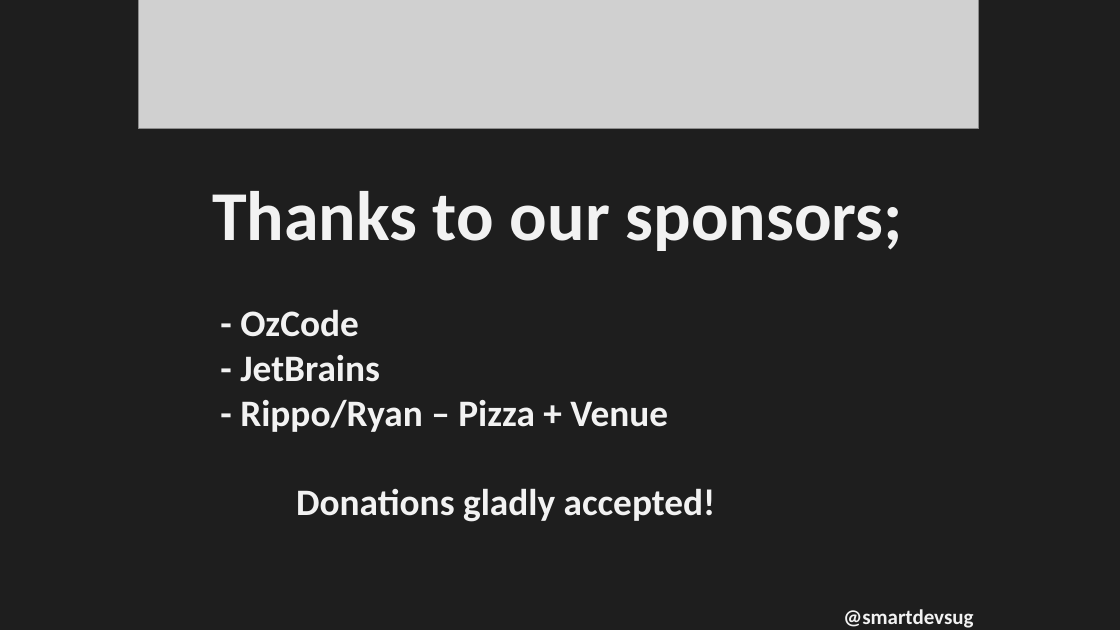
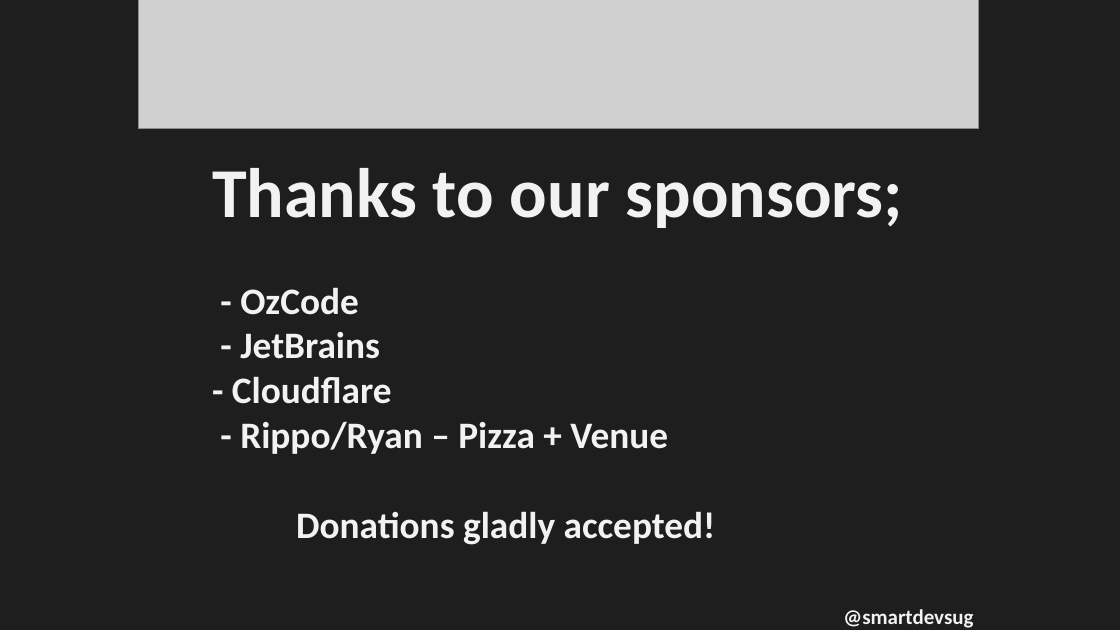
Before and after one commit to rippo/smartdevs, a slide deck: slide 4 of WelcomePresentation-SmartDevs.pptx. Drawn at 1120x630 pixels with LibreOffice and Linux fonts; fonts in the diff are those of the drawing; grey boxes stand for pictures. Boxes give left, top, right and bottom in pixels: in the first picture for what was removed or moved away, otherwise in the second. Text is boxed around its words. In the diff, an @@ line names an element or a change of style, - is before the commit and + after.

```diff
--- a/WelcomePresentation-SmartDevs.pptx
+++ b/WelcomePresentation-SmartDevs.pptx
@@ text at [232,376,392,404]: paragraph added @@
+- Cloudflare
```
Also in this commit, not shown: 3 other slides changed.
